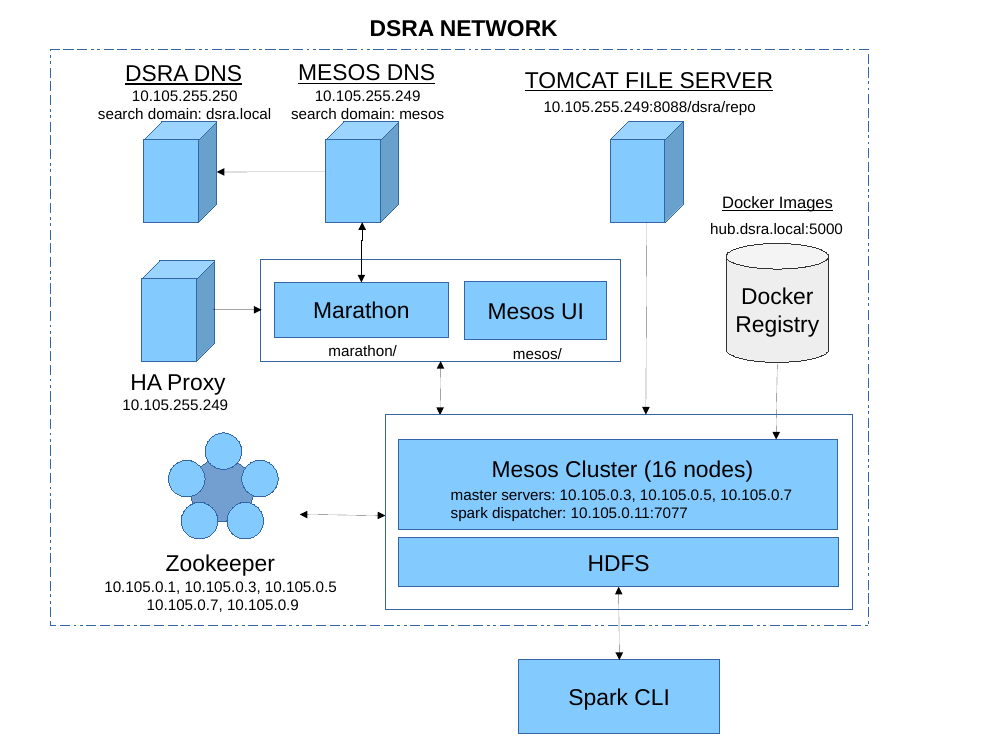
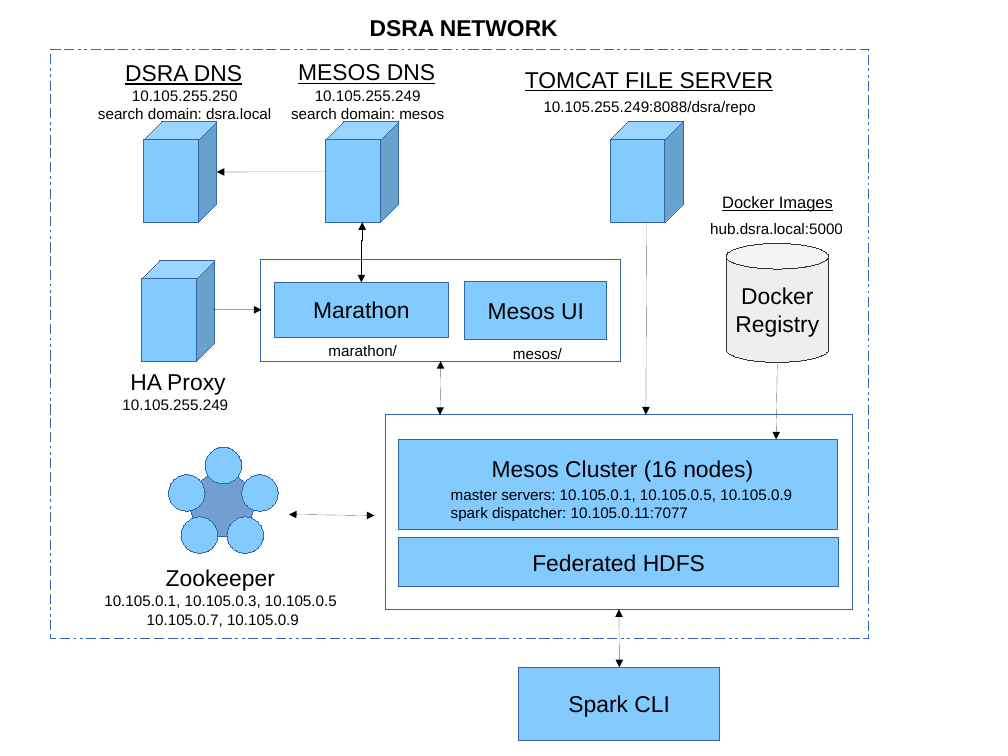
Before and after one commit to aglahe/dsra-dcos, a slide deck: slide 1 of docs/architecture.odp. Drawn at 1008x756 pixels with LibreOffice and Linux fonts; fonts in the diff are those of the drawing. Boxes give left, top, right and bottom in pixels: in the first picture for what was removed or moved away, otherwise in the second. Text is boxed around its words. In the diff, an @@ line names an element or a change of style, - is before the commit and + after.

```diff
--- a/docs/architecture.odp
+++ b/docs/architecture.odp
@@ rectangle resized from (x1=51, y1=50, x2=870, y2=627) to (x1=51, y1=50, x2=870, y2=639) @@
@@ text at (x1=451, y1=489, x2=792, y2=502): text changed @@
-master servers: 10.105.0.3, 10.105.0.5, 10.105.0.7
+master servers: 10.105.0.1, 10.105.0.5, 10.105.0.9
@@ 5 ellipses, 2 texts, 1 pentagon moved together from (x1=104, y1=433, x2=337, y2=612) to (x1=104, y1=447, x2=337, y2=627) @@
@@ double arrow moved from (300, 515) - (385, 516) to (289, 515) - (375, 516) @@
@@ text in rectangle at (x1=532, y1=554, x2=705, y2=572): text changed @@
-HDFS
+Federated HDFS
@@ double arrow moved from (619, 660) - (619, 587) to (619, 668) - (619, 609) @@
@@ rectangle "Spark CLI" moved from (x1=519, y1=660, x2=720, y2=734) to (x1=519, y1=668, x2=720, y2=741) @@
```
Also in this commit, not shown: 1 other file.
